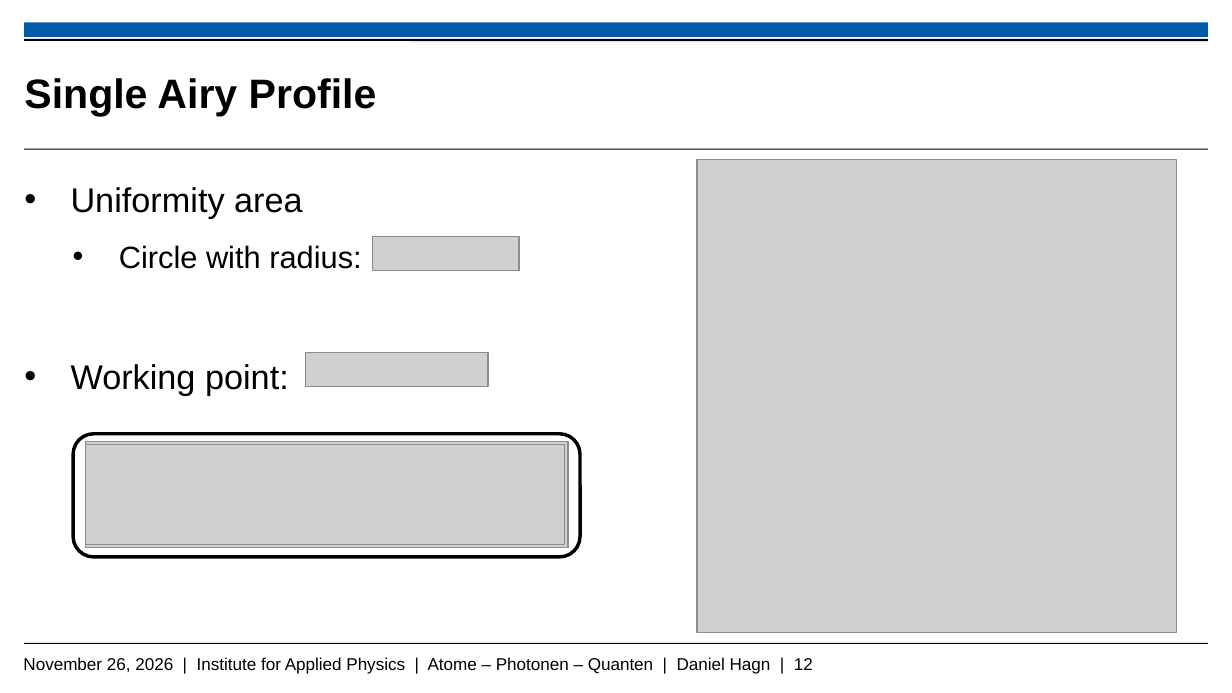
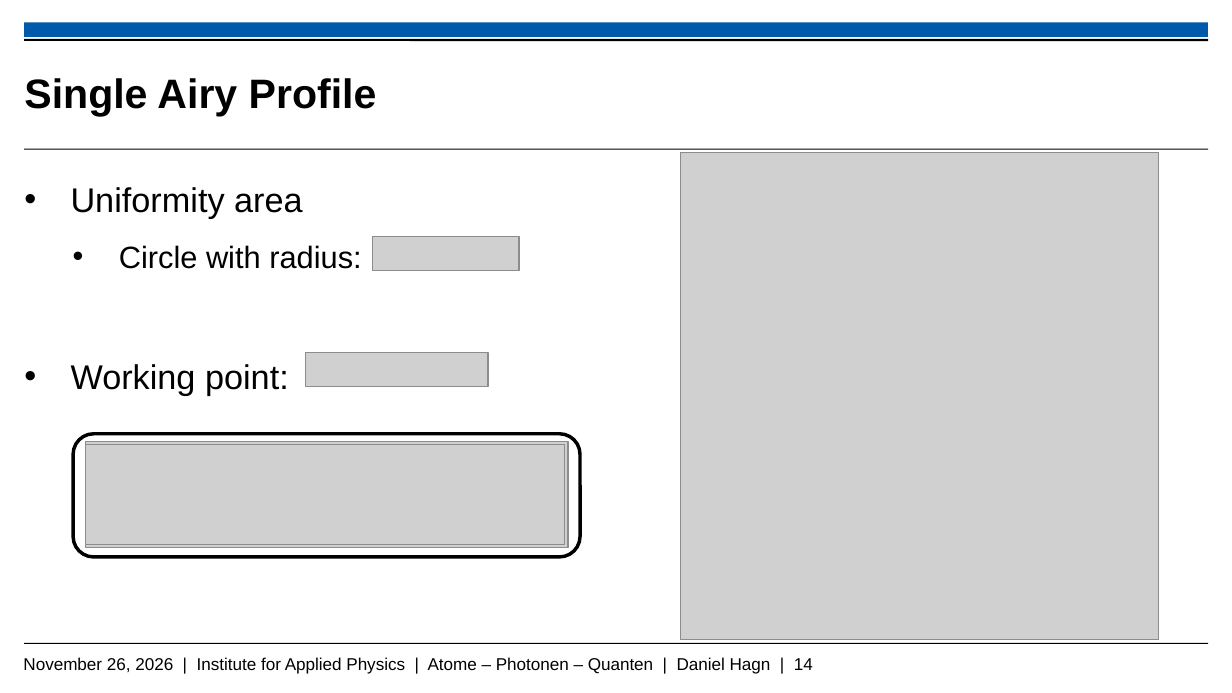
Before and after one commit to Daniel-Hagn-physik/Masterthesis_Backup, a slide deck: slide 14 of Hagn_Daniel_Mastervortrag.pptx (slide 12 before the commit). Drawn at 1232x693 pixels with LibreOffice and Linux fonts; fonts in the diff are those of the drawing; grey boxes stand for pictures; background and template pictures are left out. Boxes give left, top, right and bottom in pixels: in the first picture for what was removed or moved away, otherwise in the second. Text is boxed around its words. In the diff, an @@ line names an element or a change of style, - is before the commit and + after.

```diff
--- a/Hagn_Daniel_Mastervortrag.pptx
+++ b/Hagn_Daniel_Mastervortrag.pptx
@@ picture: place and size @@
-picture at bbox=[697, 160, 1177, 633]
+picture at bbox=[680, 153, 1159, 639]
@@ text at bbox=[23, 657, 813, 674]: text changed @@
-November 26, 2026 | Institute for Applied Physics | Atome – Photonen – Quanten | Daniel Hagn | 12
+November 26, 2026 | Institute for Applied Physics | Atome – Photonen – Quanten | Daniel Hagn | 14
```
Also in this commit, not shown: 11 other slides changed, 6 slides added, 7 slides removed.
